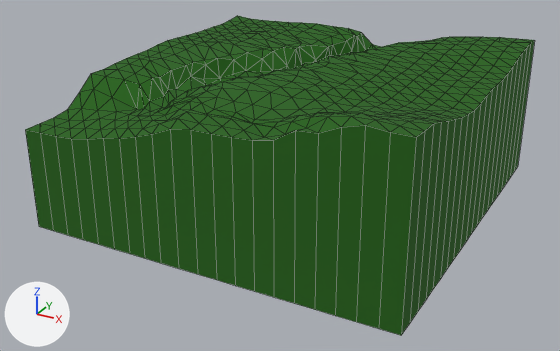
Two versions of the FBX model Hololens2.0/Assets/Models/map1.fbx, one commit apart.
Both versions are drawn from a 50 mm camera at (149.4, -106.7, 59.0) aimed at (56.1, 63.1, -25.9). The lights are fixed; the arrows at lower left show +X, +Y and +Z. Mesh edges are drawn as thin lines. Where no turn or scale is listed for an object, it has been applied to the vertices.

Script lines for the objects in view, before the commit:
```python
me_grid_001 = bpy.data.meshes.new('Grid.001')
me_grid_001.from_pydata(...)  # 542 vertices, 913 faces; spans x -50.0..50.0, y -49.9..50.1, z -36.1..7.5
me_grid_001.materials.append(mat_material_028)  # dark green #21620f
ob_map1_001 = bpy.data.objects.new('Map1.001', me_grid_001)
ob_map1_001.location = (57.6, 70.5, 1.9)
```
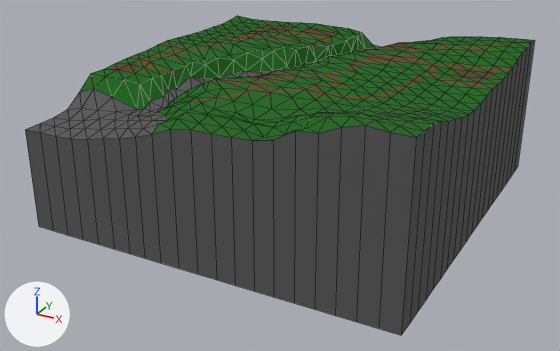
Location of each change, (x1, y1, x2, y2) in pixels of the pictures (560 x 351 px):
'Map1.001', recoloured (green to grey): (25, 20, 535, 335) in both

What changed in the scene script:
```text
Add img_map1_material_028_albedotransparency_png:
    img_map1_material_028_albedotransparency_png = load_image('map1_Material.028_AlbedoTransparency.png', 'Map Texture/map1_Material.028_AlbedoTransparency.png', 2048, 2048, 'sRGB')
Add mat_material_031:
    mat_material_031 = principled_material('Material.031')
    mat_material_031.texture = img_map1_material_028_albedotransparency_png
    mat_material_031.roughness = 1.0
Change me_grid_001:
    where me_grid_001.from_pydata(...)  # 542 vertices, 913 faces; spans x -50.0..50.0, y -49.9..50.1, z -36.1..7.5
    remove me_grid_001.materials.append(mat_material_028)  # dark green #21620f
    add me_grid_001.materials.append(mat_material_031)  # picture img_map1_material_028_albedotransparency_png
```
